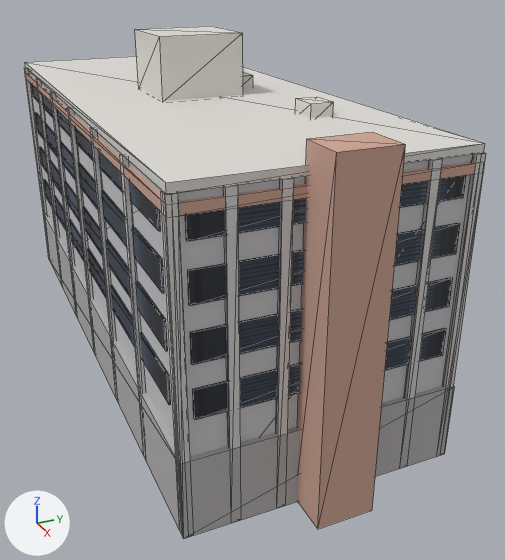
Two versions of the glTF model apps/desktop/e2e/fixtures/world-base/assets/blocks-2026-11-20/skyline-tower-midrise-tank.glb, one commit apart.
One viewpoint serves both versions: a 50 mm camera at (58.3, -20.3, 33.8) aimed at (6.1, 3.2, 7.7). The lights are fixed; the arrows at lower left show +X, +Y and +Z. The older version comes first. Mesh edges are drawn as thin lines. Vertices at exactly the same position are counted once.

Objects in the first picture: 'body-1', 'core', 'crown-band', 'parapet', 'pilasters', 'podium', 'roof-detail', 'windows'.
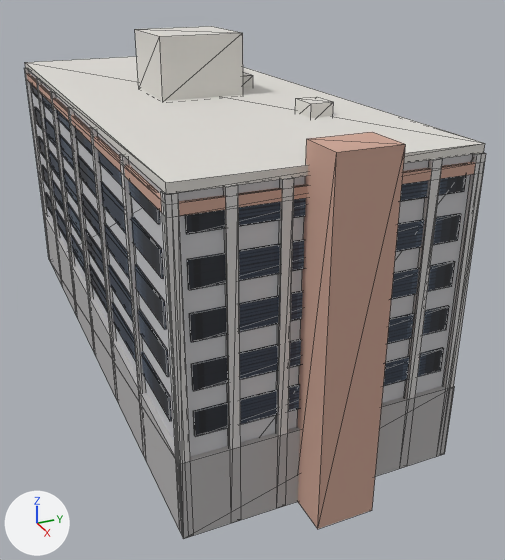
Boxes [x1, y1, x2, y2] around the edits, measured in the pictures (505 x 560 px):
'windows', reshaped: before [31, 84, 466, 420]; after [31, 84, 466, 437]
part 1 of me_windows, added: after [45, 192, 172, 421]
part 2 of me_windows, added: after [194, 347, 444, 437]
part 3 of me_windows, added: after [38, 136, 166, 329]
part 4 of me_windows, added: after [189, 261, 455, 342]
part 5 of me_windows, added: after [34, 107, 163, 278]
part 6 of me_windows, added: after [187, 213, 461, 290]
part 7 of me_windows, added: after [31, 84, 160, 224]
part 8 of me_windows, added: after [185, 175, 466, 234]
part 9 of me_windows, deleted: before [31, 84, 466, 305]
part 10 of me_windows, reshaped: before [40, 147, 453, 420]; after [42, 166, 449, 391]
part 11 of me_windows, surface changed: before [44, 179, 446, 390]; after [42, 165, 448, 365]

The edits, one by one:
me_windows is used by ob_windows; location (0.0, 0.0, 0.0).
me_windows had 128 vertices, 192 faces and spanned x -25.1..25.1, y -10.1..10.1, z 8.7..22.3.
me_windows now has 160 vertices, 240 faces and spans x -25.1..25.1, y -10.1..10.1, z 7.5..22.4.
me_windows part 1: a new loose piece, a box spanning x -23.0..23.0, y -10.13..-9.99, z 7.47..9.28, in mat_win (picture img_window_atlas).
me_windows part 2: a new loose piece, a box spanning x 24.99..25.13, y -9.2..9.2, z 7.47..9.28, in mat_win (picture img_window_atlas).
me_windows part 3: a new loose piece, a box spanning x -23.0..23.0, y -10.13..-9.99, z 14.05..15.85, in mat_win (picture img_window_atlas).
me_windows part 4: a new loose piece, a box spanning x 24.99..25.13, y -9.2..9.2, z 14.05..15.85, in mat_win (picture img_window_atlas).
me_windows part 5: a new loose piece, a box spanning x -23.0..23.0, y -10.13..-9.99, z 17.33..19.14, in mat_win (picture img_window_atlas).
me_windows part 6: a new loose piece, a box spanning x 24.99..25.13, y -9.2..9.2, z 17.33..19.14, in mat_win (picture img_window_atlas).
me_windows part 7: a new loose piece, a box spanning x -23.0..23.0, y -10.13..-9.99, z 20.62..22.42, in mat_win (picture img_window_atlas).
me_windows part 8: a new loose piece, a box spanning x 24.99..25.13, y -9.2..9.2, z 20.62..22.42, in mat_win (picture img_window_atlas).
me_windows part 9: 8 loose pieces with 64 vertices, spanning x -25.1..25.1, y -10.1..10.1, z 16.4..22.3, are deleted.
Part 10, on me_windows:
32 vertices are removed from x -25.1..25.1, y -10.1..10.1, z 8.7..14.7.
96 faces are deleted.
16 vertices move within x -25.1..25.1, y -10.1..10.1, z 10.8.
48 new faces join them.
me_windows part 11: 16 kept faces spanning x -25.1..25.1, y -10.1..10.1, z 10.8..12.6 get new texture (UV) coordinates.
Other edits to the shape of me_windows do not show in these pictures.
